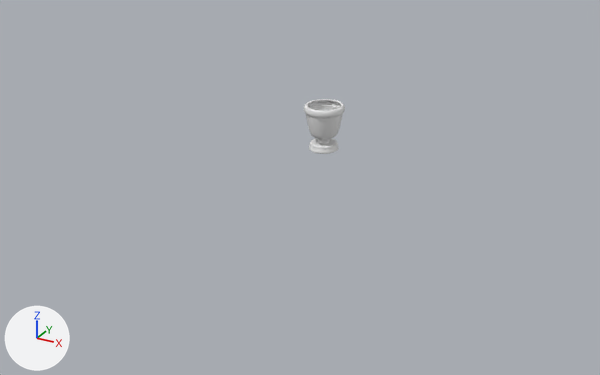
A saved change to the Blender file 트로피.blend.
Before and after are seen from a 50 mm lens placed at (17.6, -34.4, 13.7), pointed at (-0.5, -1.6, -2.7). The lights are fixed; the arrows at lower left show +X, +Y and +Z.

The scene before the commit, as lines of its bpy script (objects in view):
```python
cu_béziercurve_002 = bpy.data.curves.new('BézierCurve.002', 'CURVE')
cu_béziercurve_002.dimensions = '3D'
_sp = cu_béziercurve_002.splines.new('BEZIER'); _sp.bezier_points.add(7)
_sp.bezier_points.foreach_set('co', [-1.047, 0.0, 1.483, -0.908, 0.211, 1.658, -0.768, 0.187, 1.488, 0.245, 0.0703, 1.142, 0.613, 0.0, 0.397, 0.858, 0.0, 0.695, 0.876, 0.0, 1.151, 1.134, 0.0, 1.255])
_sp.bezier_points.foreach_set('handle_left', [-0.86, -0.5, 1.019, -1.012, 0.187, 1.688, -0.873, 0.219, 1.458, 0.0405, 0.109, 1.29, 0.363, 0.0, 0.397, 0.869, 0.0, 0.625, 0.854, 0.0, 1.207, 0.905, 0.0, 1.154])
_sp.bezier_points.foreach_set('handle_right', [-1.094, 0.125, 1.599, -0.804, 0.234, 1.628, -0.662, 0.156, 1.517, 0.45, 0.0312, 0.993, 0.863, 0.0, 0.397, 0.847, 0.0, 0.766, 0.92, 0.0, 1.038, 2.049, 0.0, 1.658])
for _p, _l, _r in zip(_sp.bezier_points, ['ALIGNED', 'ALIGNED', 'ALIGNED', 'ALIGNED', 'ALIGNED', 'ALIGNED', 'ALIGNED', 'ALIGNED'], ['ALIGNED', 'ALIGNED', 'ALIGNED', 'ALIGNED', 'ALIGNED', 'ALIGNED', 'ALIGNED', 'ALIGNED']): _p.handle_left_type = _l; _p.handle_right_type = _r
_sp.order_u = 0
_sp.order_v = 0
cu_béziercurve_002.use_path = True
cu_béziercurve_002.fill_mode = 'FULL'
ob_béziercurve = bpy.data.objects.new('BézierCurve', cu_béziercurve_002)
ob_béziercurve.location = (0.0, 0.0, 0.0)
ob_béziercurve.rotation_euler = (-0.0000343, 1.575, -0.0000342)  # degrees (0, 90, -0)
ob_béziercurve.scale = (1.0, 0.586, 0.564)
_m = ob_béziercurve.modifiers.new('Screw', 'SCREW')
_m.steps = 36
_m.axis = 'X'
_m = ob_béziercurve.modifiers.new('Solidify', 'SOLIDIFY')
_m.thickness = 0.08
```
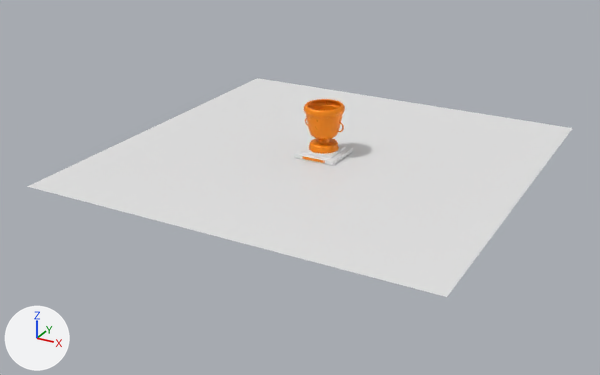
Location of each change, (x1, y1, x2, y2) in pixels of the pictures (600 x 375 px):
'Plane', added
    after: (27, 78, 572, 297)
'Cube.001', added
    after: (294, 143, 353, 165)
'Cube', added
    after: (301, 144, 346, 159)
'Cube.002', added
    after: (302, 156, 325, 163)
'BézierCurve.001', now drawn
    after: (305, 118, 344, 132)

What changed in the scene script:
```text
Add mat_trophy_001:
    mat_trophy_001 = bpy.data.materials.new('Trophy.001')
    # nodes: BsdfPrincipled, OutputMaterial, TexCoord, TexNoise, ValToRGB
    # colours: orange #ff8e00, black #000000, white #ffffff
Add me_plane:
    me_plane.from_pydata([(-1.0, -1.0, 0.0), (1.0, -1.0, 0.0), (-1.0, 1.0, 0.0), (1.0, 1.0, 0.0)], [], [(0, 1, 3, 2)])
Change cu_béziercurve_002:
    add cu_béziercurve_002.materials.append(mat_trophy_001)
Change cu_béziercurve_003:
    where _sp = cu_béziercurve_003.splines.new('BEZIER'); _sp.bezier_points.add(4)
    remove _sp.bezier_points.foreach_set('co', [-0.34, 0.0, -0.936, -0.3, 0.122, -0.757, -0.154, 0.144, -0.746, -0.0575, 0.111, -0.854, -0.0577, 0.0703, -0.997])
    remove _sp.bezier_points.foreach_set('handle_left', [-0.2, -0.5, -1.416, -0.341, 0.101, -0.792, -0.192, 0.148, -0.73, -0.0685, 0.126, -0.805, -0.0572, 0.0801, -0.973])
    remove _sp.bezier_points.foreach_set('handle_right', [-0.358, 0.0625, -0.876, -0.259, 0.143, -0.722, -0.117, 0.139, -0.762, -0.0465, 0.0962, -0.904, -0.0597, 0.0313, -1.094])
    add _sp.bezier_points.foreach_set('co', [-1.01, 0.0, 1.115, -0.741, 0.00461, 0.467, -0.125, 0.00423, 0.173, 0.525, 0.0194, 0.422, 0.822, 0.0, 1.13])
    add _sp.bezier_points.foreach_set('handle_left', [-1.012, -0.0758, 1.818, -0.919, -0.0188, 0.656, -0.353, 0.0355, 0.202, 0.351, 0.0585, 0.238, 0.822, 0.0, 0.88])
    add _sp.bezier_points.foreach_set('handle_right', [-1.01, 0.0189, 0.939, -0.563, 0.0281, 0.278, 0.104, -0.027, 0.144, 0.699, -0.0197, 0.606, 0.823, 0.0, 2.13])
    add cu_béziercurve_003.materials.append(mat_trophy)  # orange #ff8e00
    add cu_béziercurve_003.bevel_resolution = 32
    add cu_béziercurve_003.bevel_depth = 0.12
Add ob_plane:
    ob_plane = bpy.data.objects.new('Plane', me_plane)
    ob_plane.location = (0.0, 0.0, -1.47)
    ob_plane.scale = (10.0, 10.0, 10.0)
Add ob_cube_002:
    ob_cube_002 = bpy.data.objects.new('Cube.002', me_cube_002)  # a box spanning x -1.0..1.0, y -1.0..1.0, z -1.0..1.0; in mat_trophy (orange #ff8e00); modifiers BEVEL
    ob_cube_002.parent = ob_béziercurve
    ob_cube_002.location = (0.0, -1.102, -1.342)
    ob_cube_002.rotation_euler = (0.0, 3.142, 0.0)  # degrees (0, 180, 0)
    ob_cube_002.scale = (-0.622, -0.0116, -0.0638)
Add ob_cube_001:
    ob_cube_001 = bpy.data.objects.new('Cube.001', me_cube_001)  # a box spanning x -1.0..1.0, y -1.0..1.0, z -0.2..0.2; modifiers BEVEL
    ob_cube_001.parent = ob_béziercurve
    ob_cube_001.location = (0.0, 0.0, -1.342)
    ob_cube_001.scale = (1.1, 1.1, 0.557)
Add ob_cube:
    ob_cube = bpy.data.objects.new('Cube', me_cube_001.copy())  # modifiers BEVEL
    ob_cube.parent = ob_béziercurve
    ob_cube.location = (0.0, 0.0, -1.177)
    ob_cube.scale = (0.832, 0.832, 0.338)
```
